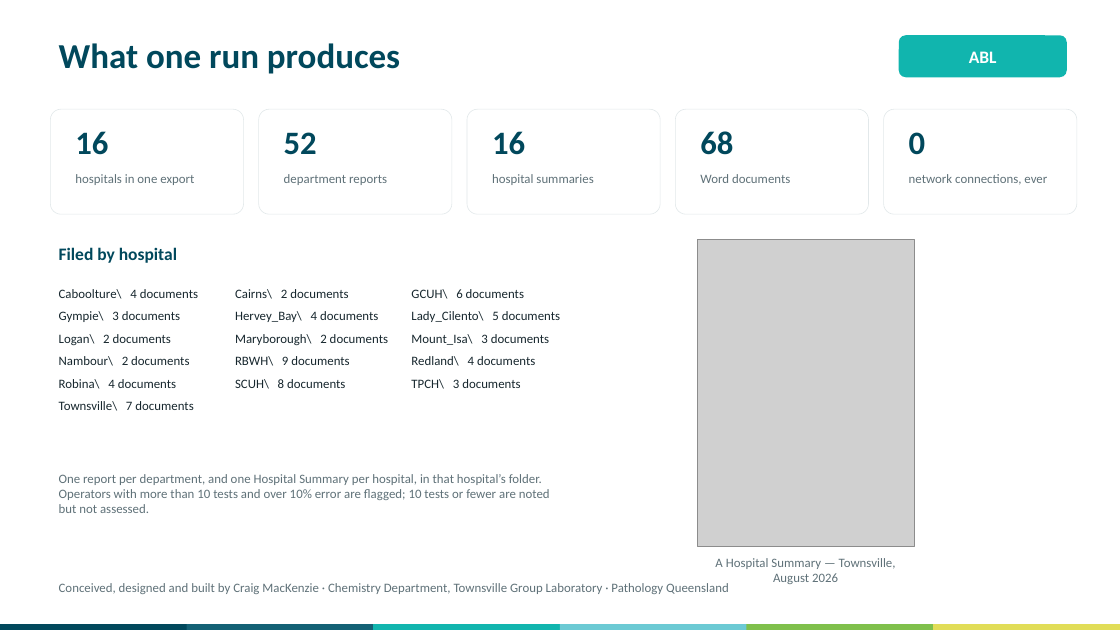
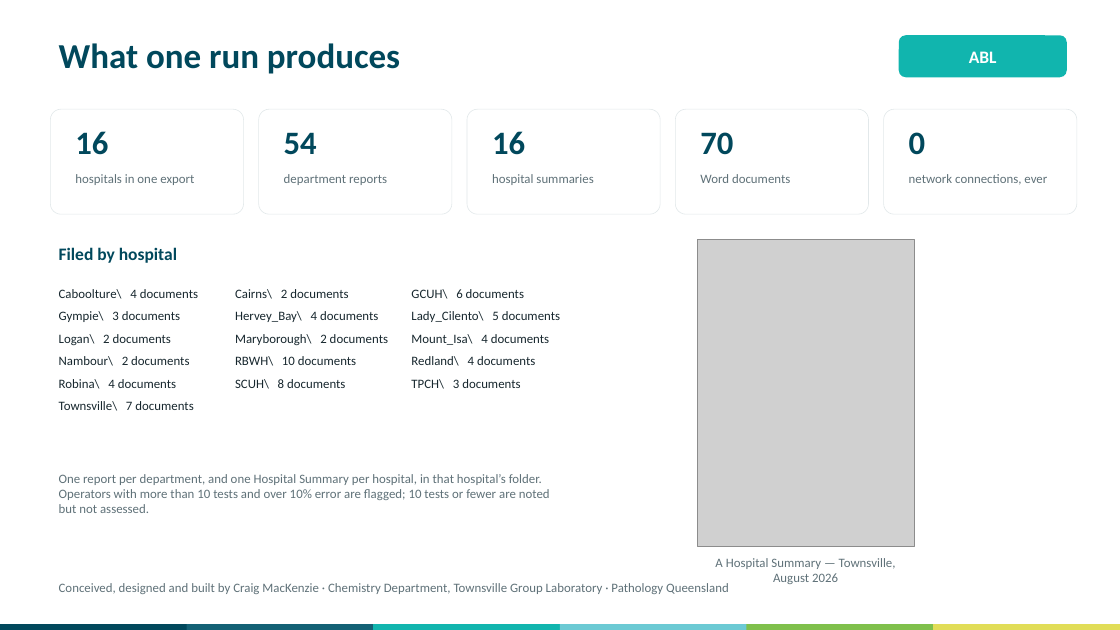
Before and after one commit to swornsealed/Report-app, a slide deck: slide 2 of PQ_Report_Generator_Overview_for_Managers_ABL.pptx. Drawn at 1120x630 pixels with LibreOffice and Linux fonts; fonts in the diff are those of the drawing; grey boxes stand for pictures. Boxes give left, top, right and bottom in pixels: in the first picture for what was removed or moved away, otherwise in the second. Text is boxed around its words. In the diff, an @@ line names an element or a change of style, - is before the commit and + after.

```diff
--- a/PQ_Report_Generator_Overview_for_Managers_ABL.pptx
+++ b/PQ_Report_Generator_Overview_for_Managers_ABL.pptx
@@ text at (284,132,317,155): text changed @@
-52
+54
@@ text at (700,132,733,155): text changed @@
-68
+70
@@ text at (235,356,356,366): text changed @@
-RBWH\ 9 documents
+RBWH\ 10 documents
@@ text at (411,334,549,345): text changed @@
-Mount_Isa\ 3 documents
+Mount_Isa\ 4 documents
```
Also in this commit, not shown: 15 other files.
